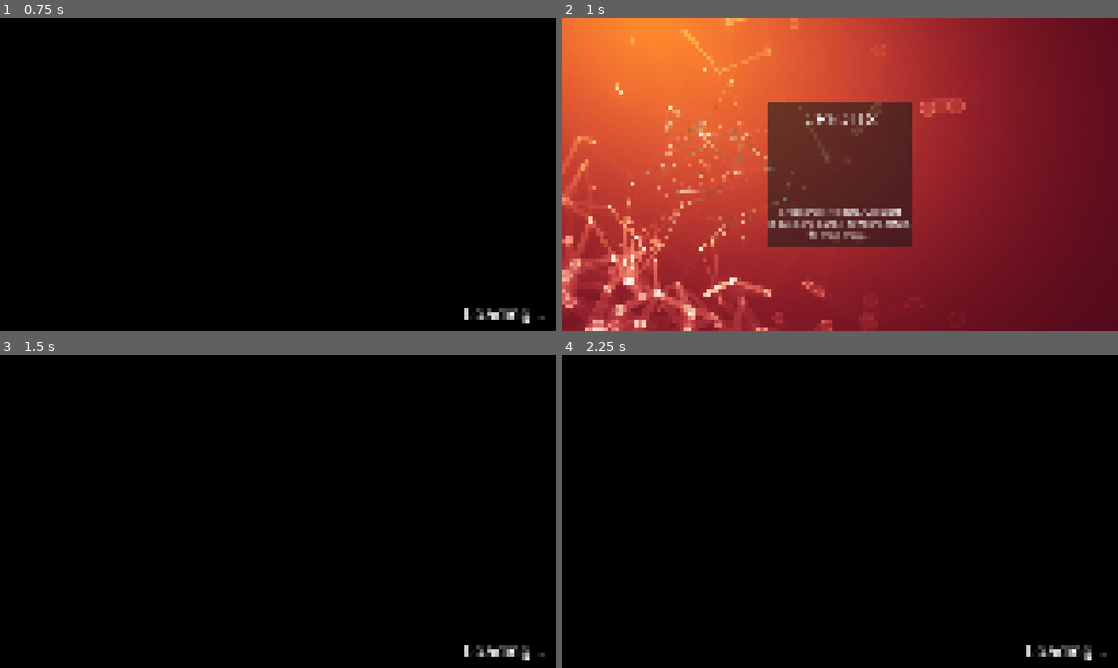
Above: before the commit, frames 1-4 (two rows, left to right).
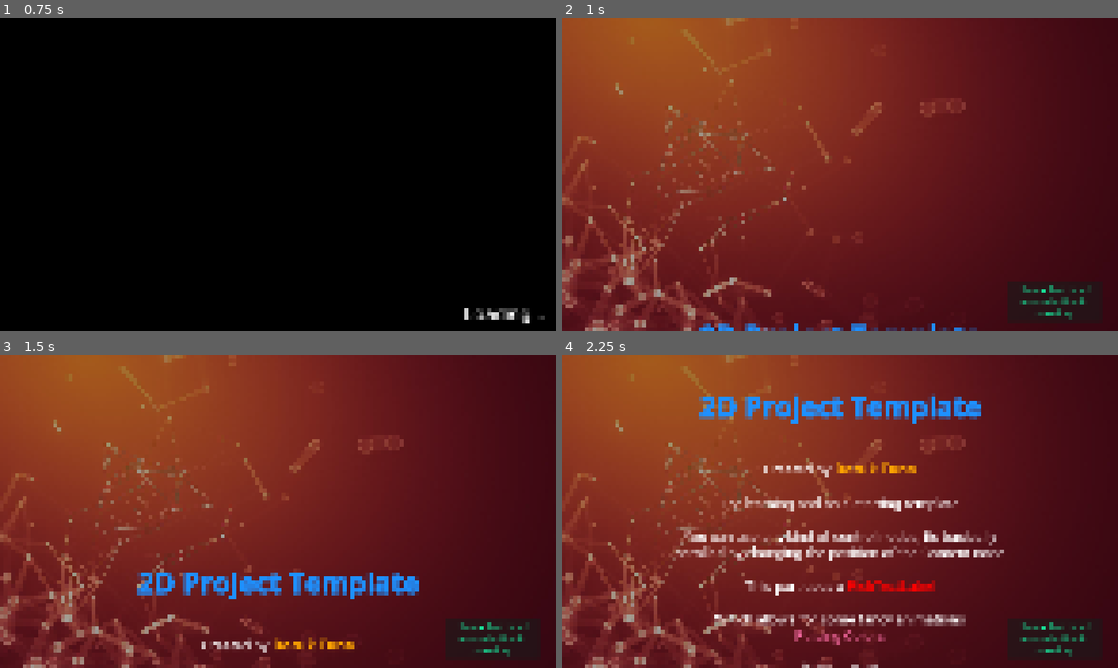
Above: after the commit, the same moments.

Repository: doruktuna/godot-template
Game: Godot game, scene res://scenes/scene_manager/scene_manager.tscn
The game is run twice, just before and just after one commit, with the same random seed, the same clock (stepped at 60 frames per second) and the same inputs. The engine's default icon, where the game draws it, is replaced by a stand-in: a white triangle on a blue panel in a dark square.
Inputs (mouse positions are in pixels of both pictures, inside the frame that each line leads up to):
- Up to frame 1 (0.75 s): click "CREDITS" at 0.5 s
- Up to frame 2 (1 s): no input
- Up to frame 3 (1.5 s): tap Enter at 1.25 s; move the mouse to (400, 495) at 1.27 s; press the mouse at (400, 495) at 1.28 s; hold D (right) from 1.28 s (still down)
- Up to frame 4 (2.25 s): release D (right) at 2 s; release the mouse at (962, 495) at 2 s; click (840, 445) at 2 s, where only the run before the commit has a clickable "START"

Frame 1 is identical in both runs. In frame 2, 98% of the frame differs, in the area x 0-100%, y 0-100%; in frame 3, 100%; in frame 4, 100%.

Commit message:
FEAT: Rolling credits screen

Diff:
--- a/ui/main_theme.tres
+++ b/ui/main_theme.tres
@@ -1,6 +1,7 @@
 [gd_resource type="Theme" format=3 uid="uid://ddj8ug4cq20r3"]
 
 [ext_resource type="FontFile" uid="uid://btlmri3nnejjg" path="res://assets/fonts/Roboto-VariableFont_wdth,wght.ttf" id="1_g1fjd"]
+[ext_resource type="FontFile" uid="uid://dv26q54xmto6e" path="res://assets/fonts/Roboto-Italic-VariableFont_wdth,wght.ttf" id="2_6tukj"]
 
 [sub_resource type="DPITexture" id="DPITexture_6tukj"]
 _source = "<svg xmlns=\"http://www.w3.org/2000/svg\" width=\"16\" height=\"16\"><rect width=\"14\" height=\"14\" x=\"1\" y=\"1\" fill=\"#fff\" fill-opacity=\".75\" rx=\"2.333\"/><path fill=\"#1a1a1a\" d=\"m11.5 3.75-5.6 5.6-1.7-1.7-1.5 1.5 3.2 3.2 7.1-7.1z\"/></svg>
@@ -422,3 +423,12 @@
 OptionButton/styles/focus = SubResource("StyleBoxFlat_0acqk")
 OptionButton/styles/hover = SubResource("StyleBoxFlat_0acqk")
 OptionButton/styles/normal = SubResource("StyleBoxFlat_efp5j")
+RichTextLabel/font_sizes/bold_font_size = 48
+RichTextLabel/font_sizes/bold_italics_font_size = 48
+RichTextLabel/font_sizes/italics_font_size = 48
+RichTextLabel/font_sizes/mono_font_size = 48
+RichTextLabel/font_sizes/normal_font_size = 48
+RichTextLabel/fonts/bold_italics_font = ExtResource("2_6tukj")
+RichTextLabel/fonts/italics_font = ExtResource("2_6tukj")
+RichTextLabel/fonts/mono_font = ExtResource("1_g1fjd")
+RichTextLabel/fonts/normal_font = ExtResource("1_g1fjd")
--- a/ui/menus/credits.gd
+++ b/ui/menus/credits.gd
@@ -1,10 +1,53 @@
 class_name Credits
 extends Control
 
+@export var scroll_speed := 60.0 * 10 # pixels per second
+@export var fast_multiplier := 4.0
+@export var ramp := 400.0 # speed change per second
 
-func _input(_event: InputEvent) -> void:
-	if Input.is_action_just_pressed("ui_cancel"):
-		EventBus.scene_change_requested.emit(SceneManager.Scene.MAIN_MENU, {})
+@onready var content: VBoxContainer = %Content
+@onready var spinning_godot: TextureRect = %SpinningGodot
+@onready var scaling_godot: TextureRect = %ScalingGodot
+@onready var modulating_godot: TextureRect = %ModulatingGodot
+@onready var thanks_label: Label = %ThanksLabel
+@onready var instruction_label: Label = %InstructionLabel
 
-	if Input.is_mouse_button_pressed(MOUSE_BUTTON_LEFT):
-		EventBus.scene_change_requested.emit(SceneManager.Scene.MAIN_MENU, {})
+var _speed := 0.0
+var _is_scroll_finished := false
+
+
+func _ready() -> void:
+	content.position.y = size.y # start just below the visible area
+	_speed = scroll_speed
+
+
+func _process(delta: float) -> void:
+	if _is_scroll_finished:
+		if Input.is_action_pressed("action"):
+			EventBus.scene_change_requested.emit(SceneManager.Scene.MAIN_MENU, {})
+		return
+
+	var target := scroll_speed
+	if Input.is_action_pressed("action"):
+		target *= fast_multiplier
+	_speed = move_toward(_speed, target, ramp * delta)
+	content.position.y -= _speed * delta
+
+	# Finish with thanks for playing label in the middle of screen, remove the last part to finish with credits going out of screen
+	var content_stop_y := content.position.y + content.get_combined_minimum_size().y - thanks_label.size.y / 2
+	if content_stop_y < get_viewport().get_visible_rect().size.y / 2:
+		_is_scroll_finished = true
+		instruction_label.text = "Click action or left mouse button to exit"
+		instruction_label.add_theme_color_override("font_color", Color.html("#19e098"))
+		return
+
+	animate_godot_logos(delta)
+
+
+func animate_godot_logos(delta: float) -> void:
+	var time: float = float(Time.get_ticks_msec()) / 1000
+	spinning_godot.offset_transform_rotation += delta * PI / 10
+	scaling_godot.offset_transform_scale = (1 + (sin(time) / 2)) * Vector2.ONE # range: [0.5, 1.5]
+
+	var modulate_mix = (1 + sin(time)) / 2 # range [0, 1]
+	modulating_godot.modulate = Color.WHITE.lerp(Color.PURPLE, modulate_mix)
--- a/ui/menus/credits.tscn
+++ b/ui/menus/credits.tscn
@@ -2,11 +2,12 @@
 
 [ext_resource type="Texture2D" uid="uid://dapex8y1dbqel" path="res://ui/menus/main_menu_bg.jpg" id="1_nym0d"]
 [ext_resource type="Script" uid="uid://cnw6pa2r0u4x6" path="res://ui/menus/credits.gd" id="1_wut5r"]
-
-[sub_resource type="StyleBoxLine" id="StyleBoxLine_wut5r"]
-color = Color(1, 1, 1, 1)
+[ext_resource type="Texture2D" uid="uid://cpp0wcvw5iruq" path="res://godot-icon.svg" id="3_6qsxc"]
 
 [sub_resource type="StyleBoxFlat" id="StyleBoxFlat_6qsxc"]
+bg_color = Color(0, 0, 0, 0.35686275)
+
+[sub_resource type="StyleBoxEmpty" id="StyleBoxEmpty_d67f2"]
 
 [node name="Credits" type="Control" unique_id=550261112]
 layout_mode = 3
@@ -27,47 +28,147 @@
 texture = ExtResource("1_nym0d")
 expand_mode = 3
 
-[node name="Panel" type="Panel" parent="." unique_id=1358306619]
-custom_minimum_size = Vector2(500, 500)
+[node name="Panel" type="Panel" parent="." unique_id=259152375]
 layout_mode = 1
-anchors_preset = 8
-anchor_left = 0.5
-anchor_top = 0.5
-anchor_right = 0.5
-anchor_bottom = 0.5
-offset_left = -20.0
-offset_top = -20.0
-offset_right = 20.0
-offset_bottom = 20.0
+anchors_preset = 15
+anchor_right = 1.0
+anchor_bottom = 1.0
 grow_horizontal = 2
 grow_vertical = 2
+theme_override_styles/panel = SubResource("StyleBoxFlat_6qsxc")
 
-[node name="VBoxContainer" type="VBoxContainer" parent="Panel" unique_id=695369153]
-layout_mode = 0
-offset_top = 20.0
-offset_right = 500.0
-offset_bottom = 480.0
+[node name="Content" type="VBoxContainer" parent="." unique_id=556624972]
+unique_name_in_owner = true
+layout_mode = 1
+anchors_preset = -1
+anchor_left = 0.2
+anchor_right = 0.8
 grow_horizontal = 2
-grow_vertical = 2
 
-[node name="Label" type="Label" parent="Panel/VBoxContainer" unique_id=2128390905]
+[node name="RichTextLabel" type="RichTextLabel" parent="Content" unique_id=1852219860]
 layout_mode = 2
-theme_type_variation = &"MenuLabel"
-text = "CREDITS"
+bbcode_enabled = true
+text = "[center][b][color=DODGER_BLUE][font_size=96][u]2D Project Template[/u][/font_size][/color][/b][/center]
+
+
+[p align=c]Created by [b][color=orange]Doruk Tuna[/color][/b][/p]
+
+[p align=c]For learning and as a starting template[/p]
+
+[p align=c]You can use any kind of control nodes, its basically scrolled by changing the position of the Content node[/p]
+
+[p align=c]This part uses a [color=red]RichTextLabel[/color][/p]
+
+[p align=c]Which allows for some fancy animations
+[pulse freq=1.0 color=#ff5599 ease=-3.0]Pulsing Colors[/pulse]
+
+[wave amp=50.0 freq=2.0 connected=1]Waving Text[/wave]
+
+[tornado radius=10.0 freq=1.0 connected=1]Tornado Effect[/tornado]
+
+[shake rate=20.0 level=5 connected=1]Shaking Text[/shake]
+
+[rainbow freq=0.4 sat=0.8 val=0.8 speed=1.0]Rainbow Colors[/rainbow]
+[/p]
+
+[p align=c]Check BBCode for many markup options[/p]
+"
+fit_content = true
+scroll_active = false
+
+[node name="HSeparator" type="HSeparator" parent="Content" unique_id=1205596283]
+layout_mode = 2
+theme_override_constants/separation = 200
+theme_override_styles/separator = SubResource("StyleBoxEmpty_d67f2")
+
+[node name="Label" type="Label" parent="Content" unique_id=380868387]
+layout_mode = 2
+theme_override_font_sizes/font_size = 48
+text = "Control Nodes"
 horizontal_alignment = 1
 
-[node name="HSeparator" type="HSeparator" parent="Panel/VBoxContainer" unique_id=2010141903]
+[node name="Label2" type="Label" parent="Content" unique_id=1285819627]
+custom_minimum_size = Vector2(400, 0)
 layout_mode = 2
-theme_override_styles/separator = SubResource("StyleBoxLine_wut5r")
-
-[node name="HSeparator2" type="HSeparator" parent="Panel/VBoxContainer" unique_id=1618482061]
-layout_mode = 2
-size_flags_vertical = 3
-theme_override_styles/separator = SubResource("StyleBoxFlat_6qsxc")
-
-[node name="Label2" type="Label" parent="Panel/VBoxContainer" unique_id=4639088]
-custom_minimum_size = Vector2(200, 0)
-layout_mode = 2
-text = "Credits will roll here. Click left mouse or a cancel button to return to main menu."
+text = "This part is made up of nodes, heading and this text are Labels, below part uses a HBoxContainer and TextureRects"
 horizontal_alignment = 1
 autowrap_mode = 2
+
+[node name="HSeparator2" type="HSeparator" parent="Content" unique_id=1398027829]
+layout_mode = 2
+theme_override_constants/separation = 100
+theme_override_styles/separator = SubResource("StyleBoxEmpty_d67f2")
+
+[node name="Label3" type="Label" parent="Content" unique_id=473129190]
+layout_mode = 2
+text = "You can use code or animation player to do any fancy animation you want"
+horizontal_alignment = 1
+
+[node name="HSeparator3" type="HSeparator" parent="Content" unique_id=744212330]
+layout_mode = 2
+theme_override_constants/separation = 40
+theme_override_styles/separator = SubResource("StyleBoxEmpty_d67f2")
+
+[node name="HBoxContainer" type="HBoxContainer" parent="Content" unique_id=966945922]
+layout_mode = 2
+theme_override_constants/separation = 60
+alignment = 1
+
+[node name="SpinningGodot" type="TextureRect" parent="Content/HBoxContainer" unique_id=895574073]
+unique_name_in_owner = true
+layout_mode = 2
+offset_transform_enabled = true
+texture = ExtResource("3_6qsxc")
+
+[node name="ScalingGodot" type="TextureRect" parent="Content/HBoxContainer" unique_id=1846396912]
+unique_name_in_owner = true
+layout_mode = 2
+offset_transform_enabled = true
+texture = ExtResource("3_6qsxc")
+
+[node name="ModulatingGodot" type="TextureRect" parent="Content/HBoxContainer" unique_id=868053090]
+unique_name_in_owner = true
+layout_mode = 2
+offset_transform_enabled = true
+texture = ExtResource("3_6qsxc")
+
+[node name="HSeparator4" type="HSeparator" parent="Content" unique_id=2049650369]
+layout_mode = 2
+theme_override_constants/separation = 800
+theme_override_styles/separator = SubResource("StyleBoxEmpty_d67f2")
+
+[node name="ThanksLabel" type="Label" parent="Content" unique_id=868612293]
+unique_name_in_owner = true
+layout_mode = 2
+theme_override_colors/font_color = Color(0.14901961, 0.5176471, 0.9098039, 1)
+theme_override_font_sizes/font_size = 128
+text = "Thanks for playing!"
+horizontal_alignment = 1
+
+[node name="PanelContainer" type="PanelContainer" parent="." unique_id=1007728246]
+layout_mode = 1
+anchors_preset = -1
+anchor_left = 0.97
+anchor_top = 0.97
+anchor_right = 0.97
+anchor_bottom = 0.97
+offset_left = -300.0
+offset_top = -120.0
+grow_horizontal = 0
+grow_vertical = 0
+
+[node name="MarginContainer" type="MarginContainer" parent="PanelContainer" unique_id=89410450]
+layout_mode = 2
+theme_override_constants/margin_left = 10
+theme_override_constants/margin_top = 10
+theme_override_constants/margin_right = 10
+theme_override_constants/margin_bottom = 10
+
+[node name="InstructionLabel" type="Label" parent="PanelContainer/MarginContainer" unique_id=1663828948]
+unique_name_in_owner = true
+custom_minimum_size = Vector2(300, 0)
+layout_mode = 2
+theme_override_colors/font_color = Color(0.09700347, 0.87975895, 0.5941785, 1)
+text = "Click action or left mouse button to speed up"
+horizontal_alignment = 1
+autowrap_mode = 2
